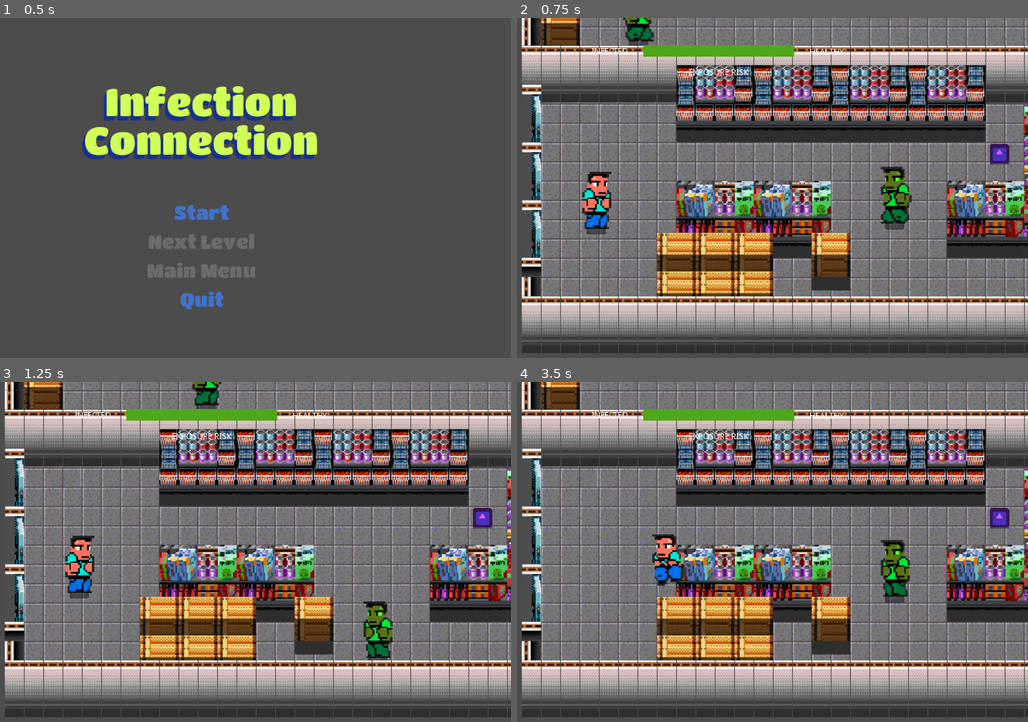
Above: before the commit, frames 1-4 (two rows, left to right).
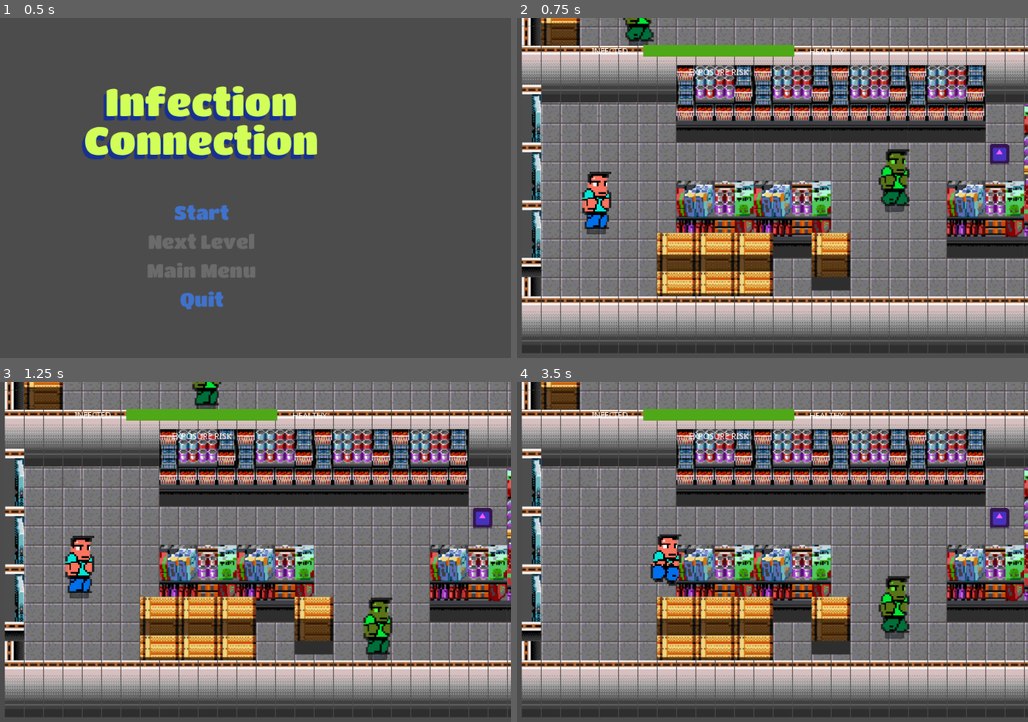
Above: after the commit, the same moments.

Repository: Bootjack/wj21-connection
Game: Godot game, scene res://MainMenu.tscn
Two runs of this game, one before a commit and one after it. Both use one fixed random seed, a clock stepped at 60 frames per second and the inputs below. The engine's default icon, where the game draws it, is replaced by a stand-in: a white triangle on a blue panel in a dark square.
Inputs (mouse positions are in pixels of both pictures, inside the frame that each line leads up to):
- Up to frame 1 (0.5 s): no input
- Up to frame 2 (0.75 s): click "Start" at 0.5 s
- Up to frame 3 (1.25 s): no input
- Up to frame 4 (3.5 s): tap Enter (ui_accept) at 1.25 s; move the mouse to (854, 545) at 1.27 s; hold D (right) 1.28-2.03 s; tap Space (jump) at 1.35, 1.52, 1.82, 2.27, 2.3, 2.57, 2.85 s; click (854, 545) at 1.42 s; move the mouse to (593, 582) at 2.02 s; hold S (down) 2.03-2.78 s; tap Shift (sprint) at 2.1 s; move the mouse to (782, 484) at 2.77 s; hold D (right) from 2.78 s (still down)

Frame 1 is identical in both runs. In frame 2, 1.1% of the frame differs, in the area x 70-78%, y 38-63%; in frame 3, 0.7%; in frame 4, 1.9%, in the area x 26-78%, y 44-76%.

Commit message:
Fix Person facing while moving along both axes

Diff:
--- a/Jason.tscn
+++ b/Jason.tscn
@@ -48,9 +48,9 @@
 [node name="Pedestrians" type="YSort" parent="YSort"]
 
 [node name="Pedestrian" parent="YSort/Pedestrians" instance=ExtResource( 3 )]
-position = Vector2( 524.838, 327.038 )
+position = Vector2( 524.052, 297.969 )
 direction = Vector2( 0, 1 )
-distance = 150.0
+distance = 200.0
 wait_time = 2.0
 
 [node name="Pedestrian2" parent="YSort/Pedestrians" instance=ExtResource( 3 )]
@@ -59,9 +59,9 @@
 distance = 150.0
 
 [node name="Pedestrian3" parent="YSort/Pedestrians" instance=ExtResource( 3 )]
-position = Vector2( 830.037, 268.725 )
+position = Vector2( 829.252, 268.725 )
 direction = Vector2( 1, 0 )
-distance = 150.0
+distance = 250.0
 wait_time = 4.0
 
 [node name="Pedestrian4" parent="YSort/Pedestrians" instance=ExtResource( 3 )]
--- a/Person.gd
+++ b/Person.gd
@@ -119,18 +119,6 @@
 	if (on_ground()):
 		vertical = 5.0
 
-func move_left():
-	move(Vector2(-1.0, 0.0))
-
-func move_right():
-	move(Vector2(1.0, 0.0))
-
-func move_up():
-	move(Vector2(0.0, -1.0))
-
-func move_down():
-	move(Vector2(0.0, 1.0))
-
 func move(direction:Vector2):
 	is_idle = false
 	velocity += direction * top_speed
@@ -139,7 +127,10 @@
 		speed *= 2.0
 
 	if (!is_jumping):
-		$Sprite.flip_h = direction.x > 0
+		if (direction.x > 0):
+			$Sprite.flip_h = true
+		elif (direction.x < 0):
+			$Sprite.flip_h = false
 		if (is_sprinting):
 			$Sprite.play("Run")
 		else:
--- a/Player.gd
+++ b/Player.gd
@@ -18,15 +18,17 @@
 func handle_movement():
 	var parent = .handle_movement()
 
+	var movement = Vector2.ZERO
+
 	if (Input.is_action_pressed("left")):
-		move_left()
+		movement += Vector2(-1.0, 0.0)
 	elif (Input.is_action_pressed("right")):
-		move_right()
+		movement += Vector2(1.0, 0.0)
 
 	if (Input.is_action_pressed("up")):
-		move_up()
+		movement += Vector2(0.0, -1.0)
 	elif (Input.is_action_pressed("down")):
-		move_down()
+		movement += Vector2(0.0, 1.0)
 
 	if (Input.is_action_just_pressed("jump")):
 		jump()
@@ -34,6 +36,8 @@
 	if (Input.is_action_just_pressed("sprint")):
 		sprint()
 
+	if (movement.length() > 0.0):
+		move(movement)
 	parent.resume()
 
 func is_class(name:String):
